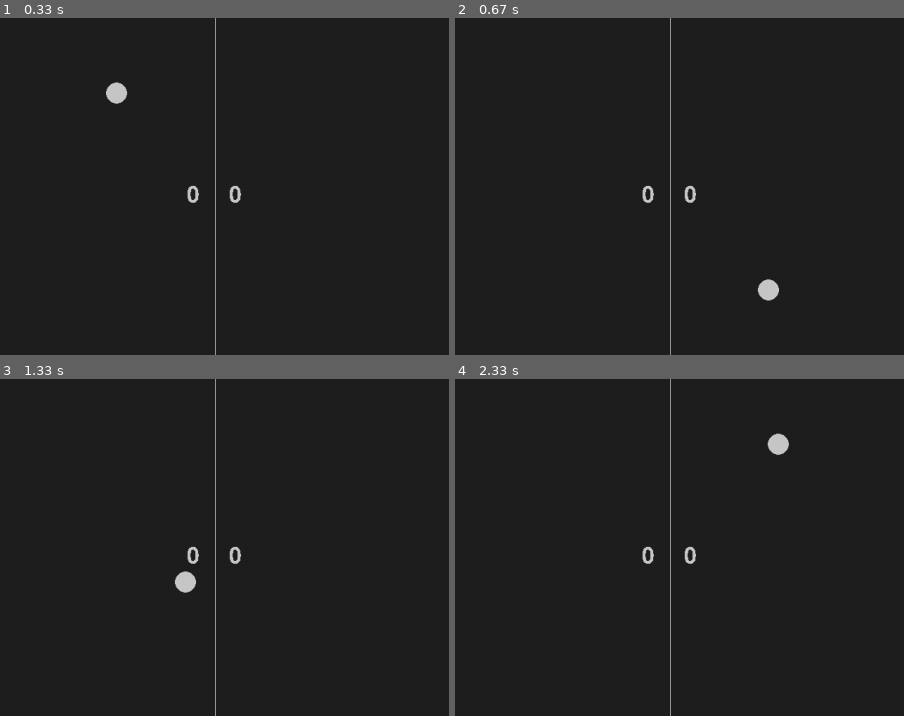
Above: before the commit, frames 1-4 (two rows, left to right).
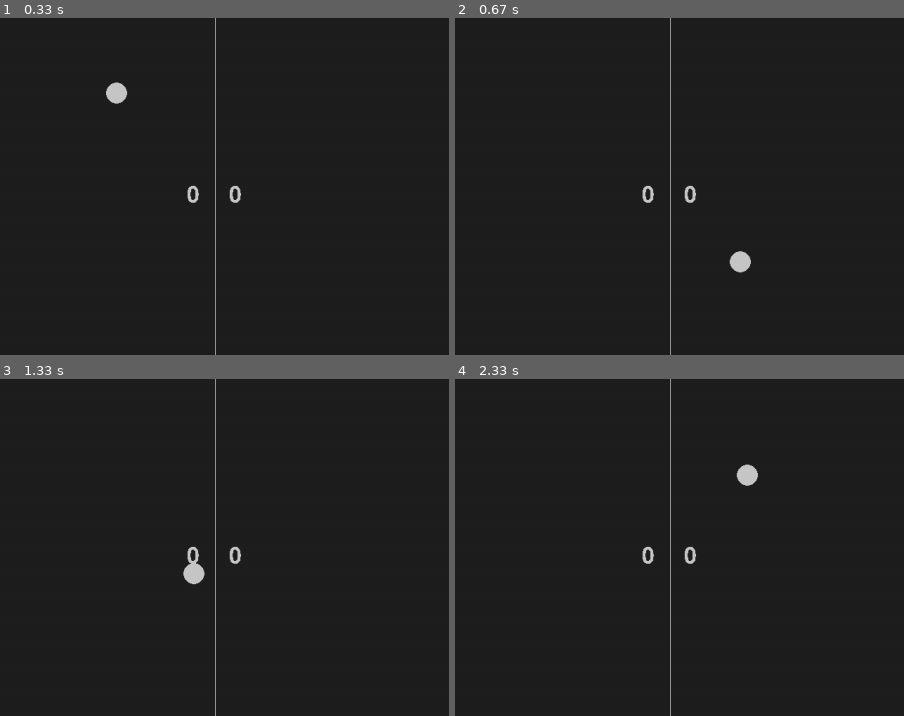
Above: after the commit, the same moments.

Repository: HeyItsBlinded/pygame-tutorial
Game: pygame game, started from main.py
Two runs of this game, one before a commit and one after it. Both use one fixed random seed, a clock stepped at 60 frames per second and the inputs below.
Inputs:
- Up to frame 1 (0.33 s): no input
- Up to frame 2 (0.67 s): tap Space at 0.33 s
- Up to frame 3 (1.33 s): hold Up 0.67-1.13 s; hold W 0.67-1.13 s; tap Space at 0.73, 1.03, 1.23 s; hold Down from 1.17 s (still down); hold S from 1.17 s (still down)
- Up to frame 4 (2.33 s): release Down at 1.47 s; release S at 1.47 s; hold Up 1.5-1.87 s; hold W 1.5-1.87 s; tap Space at 1.57, 1.97 s; hold Down 1.9-2.27 s; hold S 1.9-2.27 s; hold Up from 2.3 s (still down); hold W from 2.3 s (still down)
The pictures show only the part of the screen within x 26-76%, y 24-74%; the shares and areas given below are measured in that part.

Frame 1 is identical in both runs. In frame 2, 0.5% of the frame differs, in the area x 61-73%, y 69-84%; in frame 3, 0.3%; in frame 4, 0.5%.

Commit message:
win condition

Diff:
--- a/main.py
+++ b/main.py
@@ -18,6 +18,8 @@
 # score-keeping initializations
 player1_score = 0
 player2_score = 0
+player1_win = False
+player2_win = False
 game_font = pygame.font.Font("freesansbold.ttf", 32)
 
 # game assets - rects go around sprites, like a hitbox?
@@ -78,6 +80,15 @@
     if player2.bottom >= scr_height:
         player2.bottom = scr_height
 
+def win_condition():
+    global player1_win, player2_win, player1_score, player2_score
+    if player1_score == 5:
+        player1_win = True
+    if player2_score == 5:
+        player2_win = True
+    if player1_win or player2_win:
+        player1_score = player2_score = 0
+
 # ------- GAME LOOP -------
 while True:
     # handles input
@@ -89,8 +100,8 @@
         if event.type == pygame.KEYDOWN:
             if event.key == pygame.K_SPACE:
                 ballresetpos()
-                ballspeedY = random.choice((1, -1)) * 7
-                ballspeedX = random.choice((1, -1)) * 7
+                ballspeedY = random.choice((1, -1)) * 5
+                ballspeedX = random.choice((1, -1)) * 5
 
         # player1 ctrls
         if event.type == pygame.KEYDOWN:
@@ -119,6 +130,7 @@
     ball_animation()
     player1_animation()
     player2_animation()
+    win_condition()
 
     # visuals !!
     screen.fill(bg_color)
Not shown, changed: README.md
